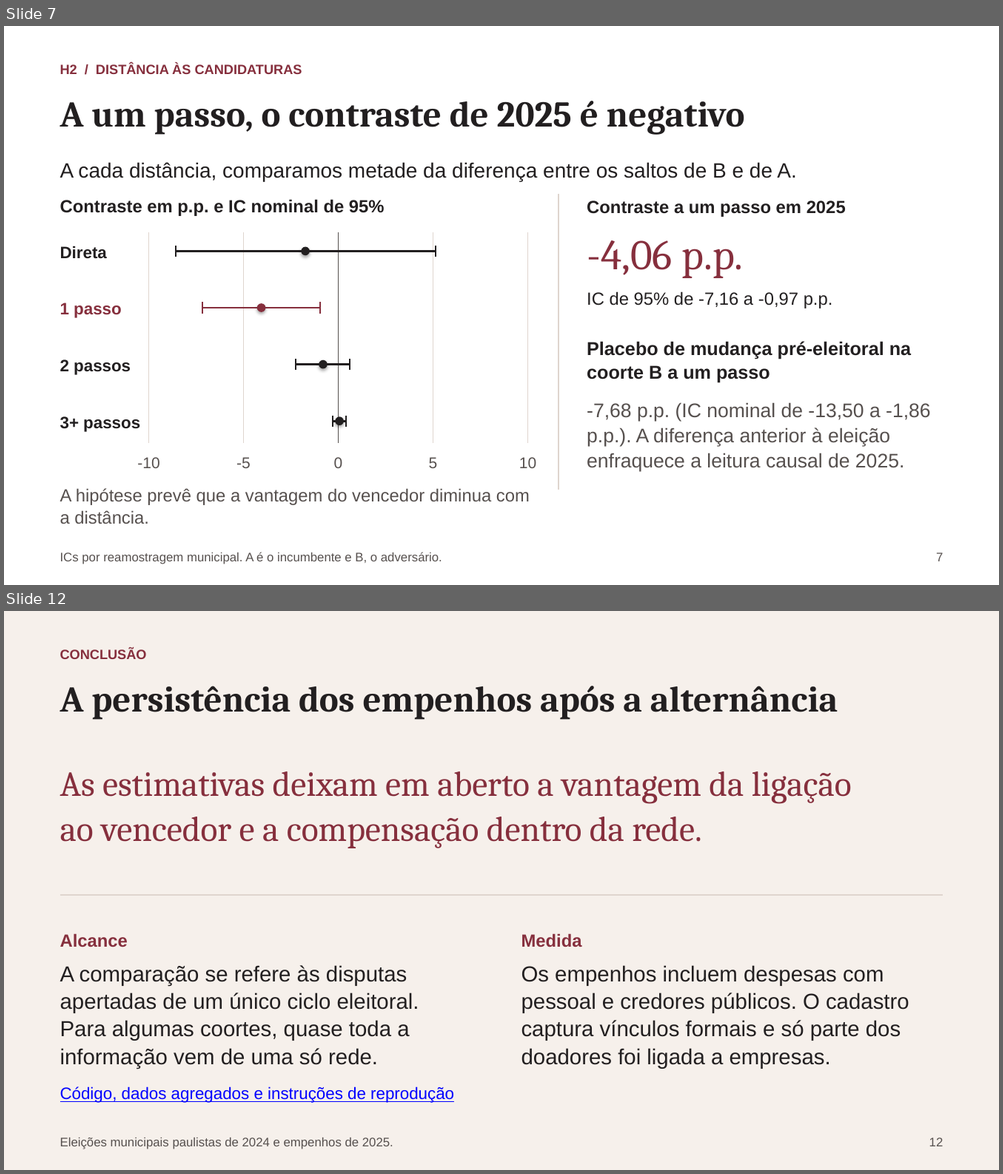
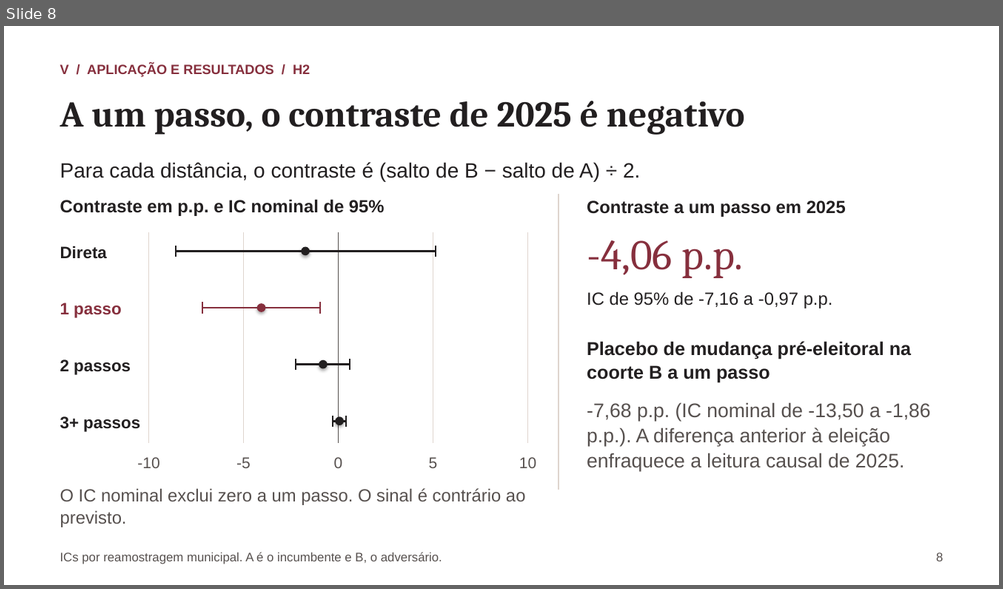
Before and after one commit to rafaelt0/redes-empresariais-alternancia-politica, a slide deck: output/deck.pptx. Shown one above the other, each under a label of ours: slides 7 and 12 before the commit, slide 8 after it; the slides between them are not shown. The pictures are 1003x1174 and 1003x589 pixels, drawn with LibreOffice and Linux fonts; fonts in the diff are those of the drawing. Boxes give left, top, right and bottom in pixels: in the first picture for what was removed or moved away, otherwise in the second. Text is boxed around its words. In the diff, an @@ line names an element or a change of style, - is before the commit and + after.

Commit message:
feat: reestruturar apresentação sobre redes e alternância política

```diff
--- a/output/deck.pptx
+++ b/output/deck.pptx
@@ slide 12 removed at (x1=4, y1=611, x2=999, y2=1170), background #F6F0EB @@
@@ text removed at (x1=60, y1=649, x2=147, y2=659) @@
-CONCLUSÃO
@@ text removed at (x1=60, y1=686, x2=837, y2=720) @@
-A persistência dos empenhos após a alternância
@@ text removed at (x1=60, y1=772, x2=851, y2=849) @@
-As estimativas deixam em aberto a vantagem da ligação ao vencedor e a compensação dentro da rede.
@@ line removed from (60, 895) to (942, 895) @@
@@ text removed at (x1=60, y1=934, x2=128, y2=947) @@
-Alcance
@@ text removed at (x1=521, y1=934, x2=582, y2=947) @@
-Medida
@@ text removed at (x1=60, y1=965, x2=419, y2=1069) @@
-A comparação se refere às disputas apertadas de um único ciclo eleitoral. Para algumas coortes, quase toda a informação vem de uma só rede.
@@ text removed at (x1=521, y1=965, x2=909, y2=1069) @@
-Os empenhos incluem despesas com pessoal e credores públicos. O cadastro captura vínculos formais e só parte dos doadores foi ligada a empresas.
@@ text removed at (x1=60, y1=1087, x2=454, y2=1103) @@
-Código, dados agregados e instruções de reprodução
@@ text removed at (x1=60, y1=1138, x2=393, y2=1150) @@
-Eleições municipais paulistas de 2024 e empenhos de 2025.
@@ text removed at (x1=929, y1=1138, x2=943, y2=1147) @@
-12
@@ what was slide 7 is now slide 8 @@
@@ slide 8 changed as well @@
@@ text at (x1=60, y1=64, x2=310, y2=77): text changed @@
-H2 / DISTÂNCIA ÀS CANDIDATURAS
+V / APLICAÇÃO E RESULTADOS / H2
@@ text at (x1=60, y1=162, x2=640, y2=181): text changed @@
-A cada distância, comparamos metade da diferença entre os saltos de B e de A.
+Para cada distância, o contraste é (salto de B − salto de A) ÷ 2.
@@ text at (x1=60, y1=488, x2=526, y2=528): text changed @@
-A hipótese prevê que a vantagem do vencedor diminua com a distância.
+O IC nominal exclui zero a um passo. O sinal é contrário ao previsto.
@@ text at (x1=936, y1=553, x2=942, y2=562): text changed @@
-7
+8
```
Also in this commit, not shown: 2 other slides changed, 6 slides added, 8 other slides removed, 12 other files.
